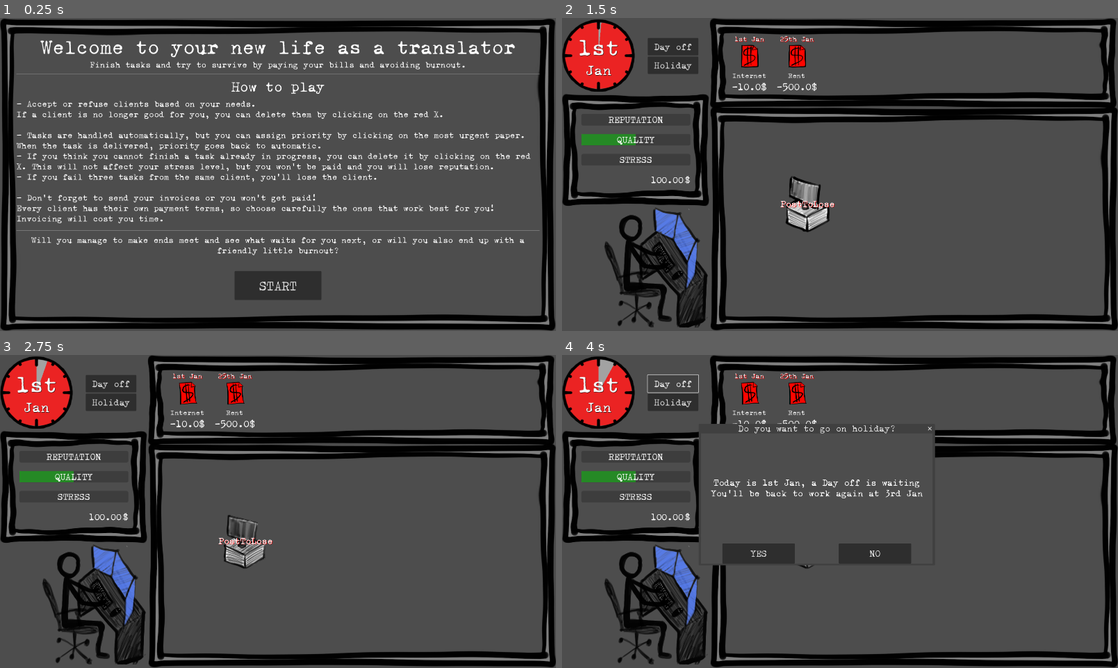
Above: before the commit, frames 1-4 (two rows, left to right).
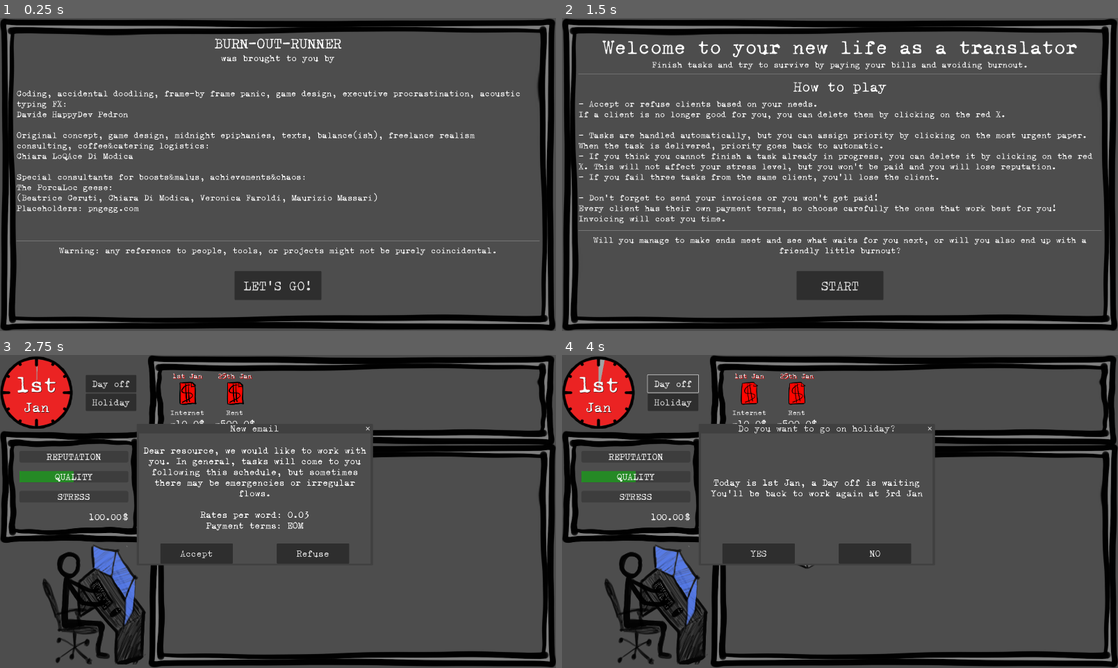
Above: after the commit, the same moments.

Repository: ildede/game-off-2025
Game: Godot game, scene res://scenes/game/screens/splash_screen/splash.tscn
Two runs of this game, one before a commit and one after it. Both use one fixed random seed, a clock stepped at 60 frames per second and the inputs below. Before the commit the project starts from res://scenes/ui/start_screen/start.tscn.
Inputs (mouse positions are in pixels of both pictures, inside the frame that each line leads up to):
- Up to frame 1 (0.25 s): no input
- Up to frame 2 (1.5 s): click "START" (after the commit: "LET'S GO!") at 0.5 s; click (756, 215) at 1.25 s, where only the run before the commit has a clickable "Accept"
- Up to frame 3 (2.75 s): click (278, 621) at 2 s, where only the run after the commit has a clickable "START"
- Up to frame 4 (4 s): click (756, 552) at 2.75 s, where only the run after the commit has a clickable "Accept"; click "Day off" at 3.5 s

The runs differ from the first frame. In frame 1, 9.7% of the frame differs, in the area x 3-98%, y 6-88%; in frame 2, 31%, in the area x 0-100%, y 0-100%; in frame 3, 8.1%; in frame 4, 0.3%.

Commit message:
feat: add new splash screen before start

Diff:
--- a/project.godot
+++ b/project.godot
@@ -11,7 +11,7 @@
 [application]
 
 config/name="Game Off 2025"
-run/main_scene="uid://dje56ni0qcsut"
+run/main_scene="uid://bbkuumbsn0h32"
 config/features=PackedStringArray("4.5", "Forward Plus")
 config/icon="res://icon.svg"
 
--- a/scenes/ui/daily_screen/daily.tscn
+++ b/scenes/game/screens/daily_screen/daily.tscn
@@ -1,6 +1,6 @@
 [gd_scene load_steps=3 format=3 uid="uid://bucgncfhv2yq8"]
 
-[ext_resource type="Script" uid="uid://rmuvkl2iy50m" path="res://scenes/ui/daily_screen/daily.gd" id="1_n7uhh"]
+[ext_resource type="Script" uid="uid://rmuvkl2iy50m" path="res://scenes/game/screens/daily_screen/daily.gd" id="1_n7uhh"]
 [ext_resource type="Theme" uid="uid://cym7llujgpfif" path="res://scenes/ui/global_themes/main_theme.tres" id="2_vrdqk"]
 
 [node name="Daily" type="Node"]
--- a/scenes/ui/end_screen/end.tscn
+++ b/scenes/game/screens/end_screen/end.tscn
@@ -1,6 +1,6 @@
 [gd_scene load_steps=3 format=3 uid="uid://ct2fig6us6q27"]
 
-[ext_resource type="Script" uid="uid://de8ewu77p8dqs" path="res://scenes/ui/end_screen/end.gd" id="1_0l03c"]
+[ext_resource type="Script" uid="uid://de8ewu77p8dqs" path="res://scenes/game/screens/end_screen/end.gd" id="1_0l03c"]
 [ext_resource type="Theme" uid="uid://cym7llujgpfif" path="res://scenes/ui/global_themes/main_theme.tres" id="2_q22wo"]
 
 [node name="End" type="Node"]
--- a/scenes/ui/main_screen/main.tscn
+++ b/scenes/game/screens/main_screen/main.tscn
@@ -1,6 +1,6 @@
 [gd_scene load_steps=6 format=3 uid="uid://b8cdvr2tr0y4c"]
 
-[ext_resource type="Script" uid="uid://b1mqk1kknrr1k" path="res://scenes/ui/main_screen/main.gd" id="1_ig7tw"]
+[ext_resource type="Script" uid="uid://b1mqk1kknrr1k" path="res://scenes/game/screens/main_screen/main.gd" id="1_ig7tw"]
 [ext_resource type="PackedScene" uid="uid://c7gpddms8dggn" path="res://scenes/ui/game_information/game_information.tscn" id="2_iu1df"]
 [ext_resource type="PackedScene" uid="uid://dibf4fgjie87y" path="res://scenes/game/translator/translator.tscn" id="3_h2yge"]
 [ext_resource type="PackedScene" uid="uid://b3cihatsnroda" path="res://scenes/ui/invoices/invoices.tscn" id="5_i25ov"]
@@ -10,8 +10,6 @@
 script = ExtResource("1_ig7tw")
 
 [node name="GameInformation" parent="." instance=ExtResource("2_iu1df")]
-offset_left = 0.0
-offset_top = 0.0
 offset_right = 1920.0
 offset_bottom = 656.0
 
--- /dev/null
+++ b/scenes/game/screens/splash_screen/splash.gd
@@ -0,0 +1,10 @@
+extends Node
+class_name Splash
+
+func _ready() -> void:
+	print("[SPLASH] _ready")
+	process_mode = Node.PROCESS_MODE_ALWAYS
+
+func _on_start_button_pressed() -> void:
+	print("[SPLASH] _on_start_button_pressed")
+	SceneTransition.fade_to_start()
--- /dev/null
+++ b/scenes/game/screens/splash_screen/splash.tscn
@@ -0,0 +1,79 @@
+[gd_scene load_steps=3 format=3 uid="uid://bbkuumbsn0h32"]
+
+[ext_resource type="Script" uid="uid://cd4xudv0v4u1d" path="res://scenes/game/screens/splash_screen/splash.gd" id="1_r7jb1"]
+[ext_resource type="Theme" uid="uid://cym7llujgpfif" path="res://scenes/ui/global_themes/main_theme.tres" id="2_rpmpj"]
+
+[node name="Splash" type="Node"]
+script = ExtResource("1_r7jb1")
+
+[node name="Panel" type="PanelContainer" parent="."]
+anchors_preset = 15
+anchor_right = 1.0
+anchor_bottom = 1.0
+grow_horizontal = 2
+grow_vertical = 2
+theme = ExtResource("2_rpmpj")
+
+[node name="GridContainer" type="GridContainer" parent="Panel"]
+layout_mode = 2
+
+[node name="Title" type="Label" parent="Panel/GridContainer"]
+layout_mode = 2
+theme_override_font_sizes/font_size = 50
+text = "BURN-OUT-RUNNER"
+horizontal_alignment = 1
+
+[node name="Subtitle" type="Label" parent="Panel/GridContainer"]
+layout_mode = 2
+size_flags_horizontal = 3
+text = "was brought to you by"
+horizontal_alignment = 1
+vertical_alignment = 1
+
+[node name="Description" type="RichTextLabel" parent="Panel/GridContainer"]
+clip_contents = false
+layout_mode = 2
+size_flags_horizontal = 3
+size_flags_vertical = 3
+theme_override_font_sizes/normal_font_size = 30
+text = "Coding, accidental doodling, frame-by frame panic, game design, executive procrastination, acoustic typing FX:
+Davide HappyDev Pedron
+
+Original concept, game design, midnight epiphanies, texts, balance(ish), freelance realism consulting, coffee&catering logistics:
+Chiara LoQAce Di Modica
+
+Special consultants for boosts&malus, achievements&chaos:
+The PorcaLoc geese:
+(Beatrice Ceruti, Chiara Di Modica, Veronica Faroldi, Maurizio Massari)
+Placeholders: pngegg.com
+"
+vertical_alignment = 1
+
+[node name="HSeparator2" type="HSeparator" parent="Panel/GridContainer"]
+custom_minimum_size = Vector2(0, 20)
+layout_mode = 2
+
+[node name="Warning" type="RichTextLabel" parent="Panel/GridContainer"]
+clip_contents = false
+layout_mode = 2
+size_flags_horizontal = 3
+size_flags_vertical = 4
+theme_override_font_sizes/normal_font_size = 30
+text = "Warning: any reference to people, tools, or projects might not be purely coincidental."
+fit_content = true
+horizontal_alignment = 1
+vertical_alignment = 1
+
+[node name="GridContainer" type="GridContainer" parent="Panel/GridContainer"]
+custom_minimum_size = Vector2(0, 200)
+layout_mode = 2
+
+[node name="StartButton" type="Button" parent="Panel/GridContainer/GridContainer"]
+custom_minimum_size = Vector2(300, 100)
+layout_mode = 2
+size_flags_horizontal = 6
+size_flags_vertical = 6
+theme_override_font_sizes/font_size = 45
+text = "LET'S GO!"
+
+[connection signal="pressed" from="Panel/GridContainer/GridContainer/StartButton" to="." method="_on_start_button_pressed"]
--- a/scenes/ui/start_screen/start.tscn
+++ b/scenes/game/screens/start_screen/start.tscn
@@ -1,7 +1,7 @@
 [gd_scene load_steps=3 format=3 uid="uid://dje56ni0qcsut"]
 
 [ext_resource type="Theme" uid="uid://cym7llujgpfif" path="res://scenes/ui/global_themes/main_theme.tres" id="1_ots34"]
-[ext_resource type="Script" uid="uid://dr4w6yvj0xqjn" path="res://scenes/ui/start_screen/start.gd" id="1_qn1rc"]
+[ext_resource type="Script" uid="uid://dr4w6yvj0xqjn" path="res://scenes/game/screens/start_screen/start.gd" id="1_qn1rc"]
 
 [node name="Start" type="Node"]
 script = ExtResource("1_qn1rc")
--- a/scenes/system/scene_transition.gd
+++ b/scenes/system/scene_transition.gd
@@ -4,22 +4,28 @@
 	process_mode = Node.PROCESS_MODE_ALWAYS
 	$ColorRect.visible = false
 
+func fade_to_start() -> void:
+	print("[SceneTransition] fade_to_main")
+	black_fade_in()
+	get_tree().change_scene_to_file("res://scenes/game/screens/start_screen/start.tscn")
+	black_fade_out()
+
 func fade_to_main() -> void:
 	print("[SceneTransition] fade_to_main")
 	black_fade_in()
-	get_tree().change_scene_to_file("res://scenes/ui/main_screen/main.tscn")
+	get_tree().change_scene_to_file("res://scenes/game/screens/main_screen/main.tscn")
 	black_fade_out()
 
 func fade_to_new_day() -> void:
 	print("[SceneTransition] fade_to_new_day")
 	black_fade_in()
-	get_tree().change_scene_to_file("res://scenes/ui/daily_screen/daily.tscn")
+	get_tree().change_scene_to_file("res://scenes/game/screens/daily_screen/daily.tscn")
 	black_fade_out()
 
 func fade_to_end() -> void:
 	print("[SceneTransition] fade_to_end")
 	black_fade_in()
-	get_tree().change_scene_to_file("res://scenes/ui/end_screen/end.tscn")
+	get_tree().change_scene_to_file("res://scenes/game/screens/end_screen/end.tscn")
 	black_fade_out()
 
 func black_fade_in() -> void:
Renamed: scenes/ui/daily_screen/daily.gd -> scenes/game/screens/daily_screen/daily.gd
Renamed: scenes/ui/daily_screen/daily.gd.uid -> scenes/game/screens/daily_screen/daily.gd.uid
Renamed: scenes/ui/end_screen/end.gd -> scenes/game/screens/end_screen/end.gd
Renamed: scenes/ui/end_screen/end.gd.uid -> scenes/game/screens/end_screen/end.gd.uid
Renamed: scenes/ui/main_screen/main.gd -> scenes/game/screens/main_screen/main.gd
Renamed: scenes/ui/main_screen/main.gd.uid -> scenes/game/screens/main_screen/main.gd.uid
Not shown, added: scenes/game/screens/splash_screen/splash.gd.uid
Renamed: scenes/ui/start_screen/start.gd -> scenes/game/screens/start_screen/start.gd
Renamed: scenes/ui/start_screen/start.gd.uid -> scenes/game/screens/start_screen/start.gd.uid
